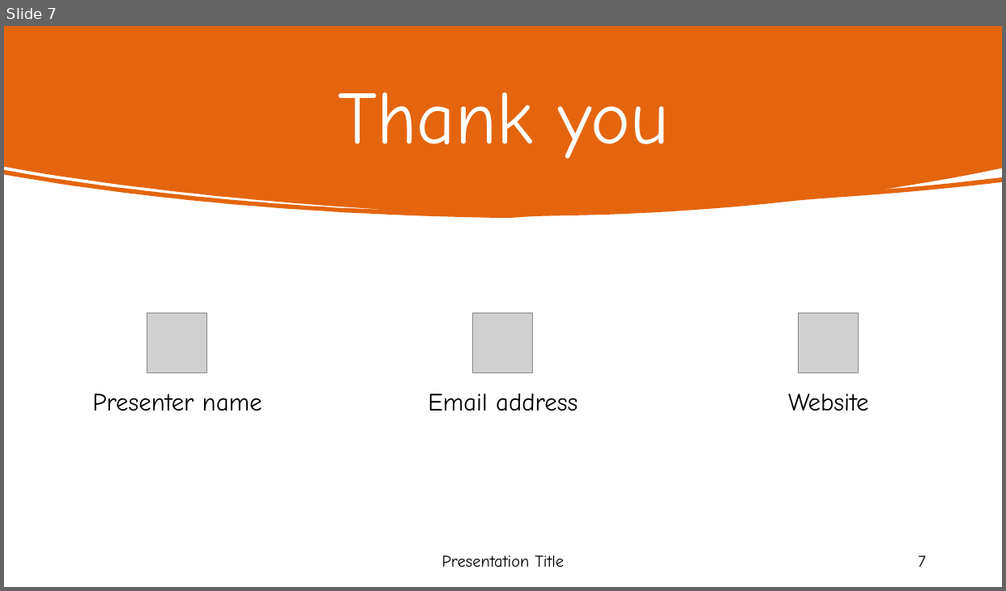
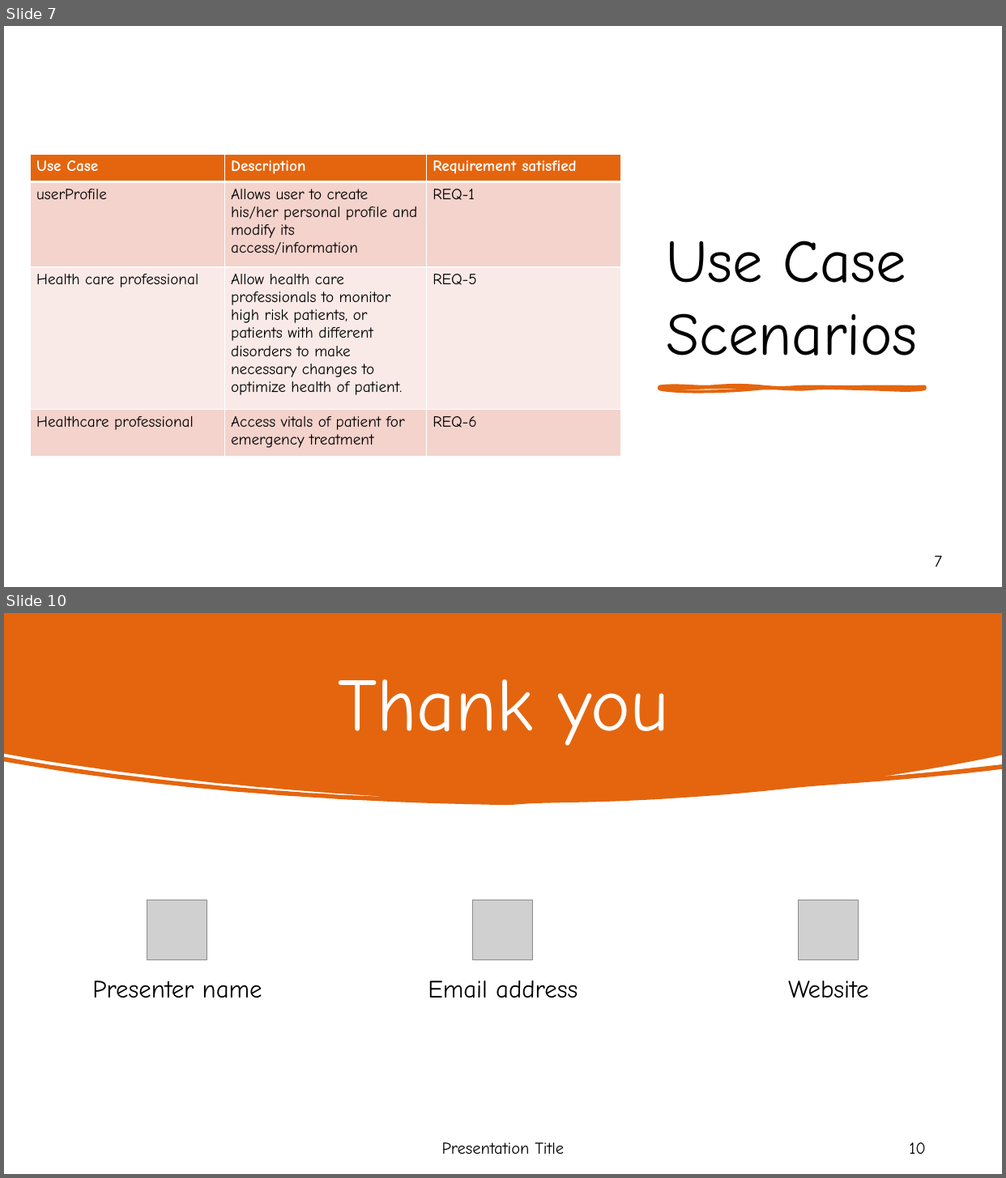
Before and after one commit to lmullettcs2043/cs2043Proj1, a slide deck: CS2043Proj1.pptx. Shown one above the other, each under a label of ours: slide 7 before the commit, slides 7 and 10 after it; the slides between them are not shown. The pictures are 1006x591 and 1006x1178 pixels, drawn with LibreOffice and Linux fonts; fonts in the diff are those of the drawing; grey boxes stand for pictures. Boxes give left, top, right and bottom in pixels: in the first picture for what was removed or moved away, otherwise in the second. Text is boxed around its words. In the diff, an @@ line names an element or a change of style, - is before the commit and + after.

```diff
--- a/CS2043Proj1.pptx
+++ b/CS2043Proj1.pptx
@@ slide 7 added at <box>4,26,1002,587</box>, background #FFFFFF @@
@@ rectangle added at <box>4,26,1002,587</box>, fill #FFFFFF @@
@@ freeform shape added at <box>453,26,1002,587</box>, fill #E4650E @@
@@ table added at <box>30,154,621,457</box>, 4 rows, 3 columns @@
+Use Case | Description | Requirement satisfied
+userProfile | Allows user to create his/her personal profile and modify its access/information | REQ-1
+Health care professional | Allow health care professionals to monitor high risk patients, or patients with different disorders to make necessary changes to optimize health of patient. | REQ-5
+Healthcare professional | Access vitals of patient for emergency treatment | REQ-6
@@ title added at <box>666,241,917,356</box>, 58 pt, text #000000 @@
+Use Case Scenarios
@@ freeform shape added at <box>660,386,926,389</box>, fill #E4650E, outline #E4650E 3 pt @@
@@ page number added at <box>934,556,942,567</box>, 16 pt, text #000000 @@
+7
@@ what was slide 7 is now slide 10 @@
@@ page number at <box>909,1143,926,1154</box>: text changed @@
-7
+10
```
Also in this commit, not shown: 3 slides changed, 2 other slides added.
